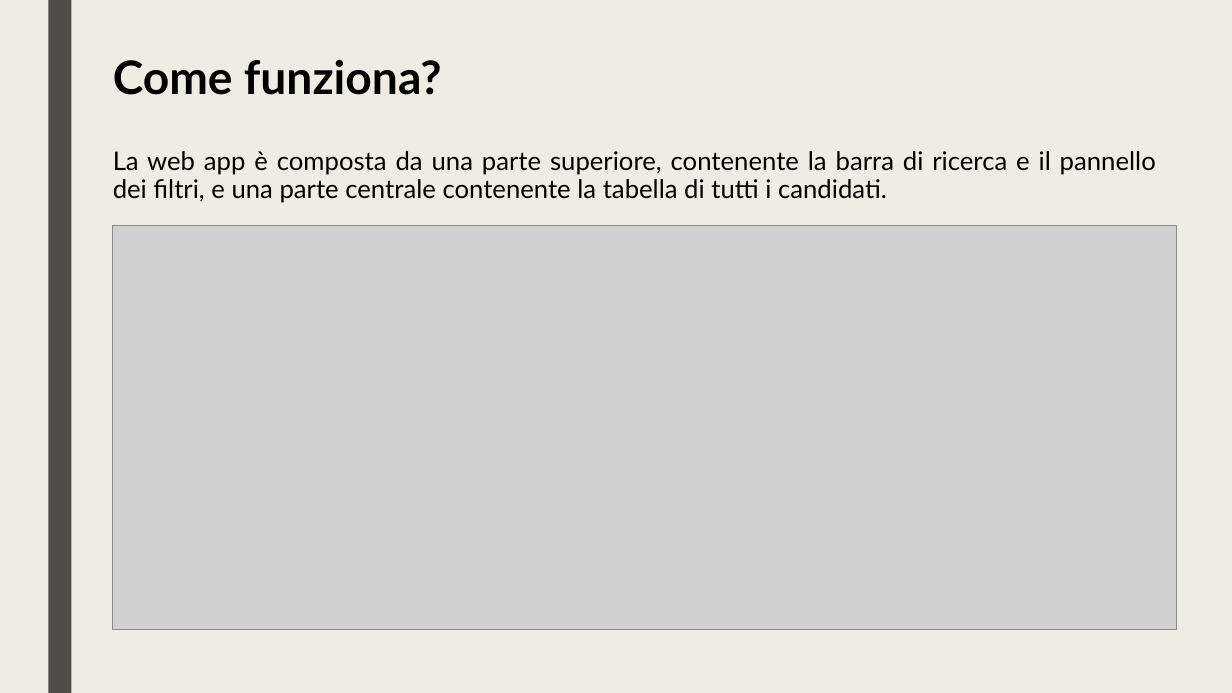
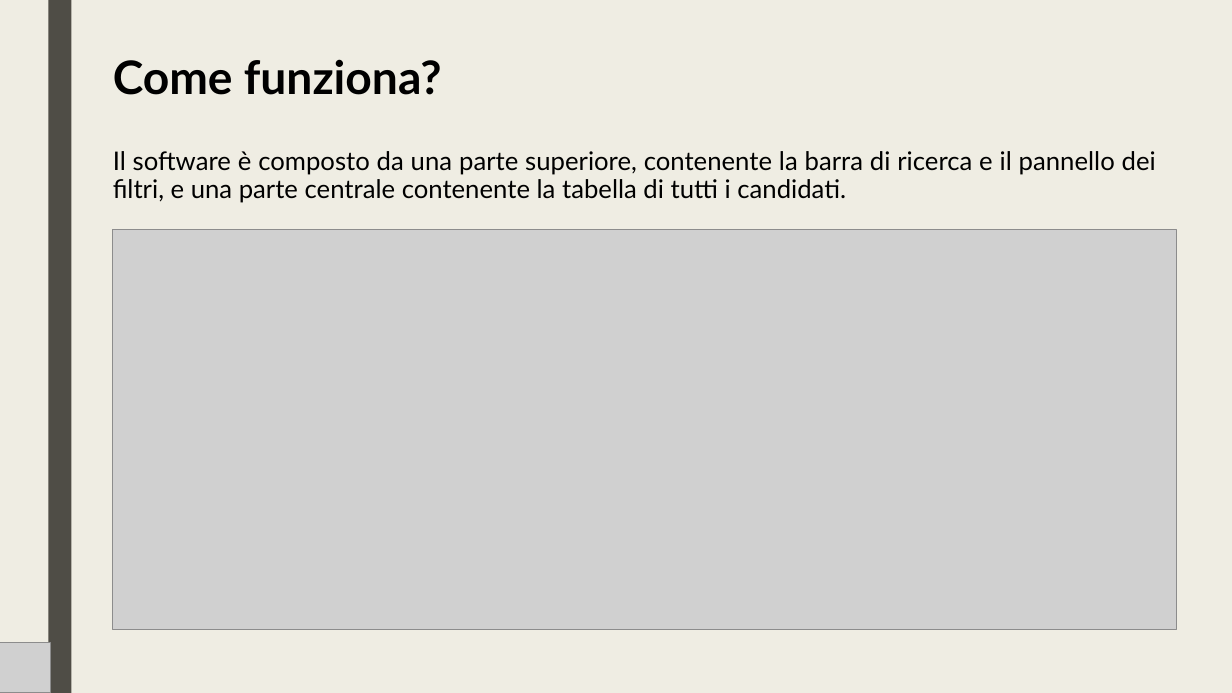
Before and after one commit to lt-scuolalavoro/suit, a slide deck: slide 4 of resources/Suit Database.pptx (slide 3 before the commit). Drawn at 1232x693 pixels with LibreOffice and Linux fonts; fonts in the diff are those of the drawing; grey boxes stand for pictures. Boxes give left, top, right and bottom in pixels: in the first picture for what was removed or moved away, otherwise in the second. Text is boxed around its words. In the diff, an @@ line names an element or a change of style, - is before the commit and + after.

```diff
--- a/resources/Suit Database.pptx
+++ b/resources/Suit Database.pptx
@@ text at bbox=[113, 151, 1156, 203]: text changed @@
-La web app è composta da una parte superiore, contenente la barra di ricerca e il pannello dei filtri, e una parte centrale contenente la tabella di tutti i candidati.
+Il software è composto da una parte superiore, contenente la barra di ricerca e il pannello dei filtri, e una parte centrale contenente la tabella di tutti i candidati.
@@ picture: place and size @@
-picture at bbox=[113, 226, 1177, 629]
+picture at bbox=[113, 230, 1177, 630]
@@ picture added at bbox=[0, 642, 51, 693] @@
```
Also in this commit, not shown: 8 other slides changed, 2 slides added, 1 other file.
